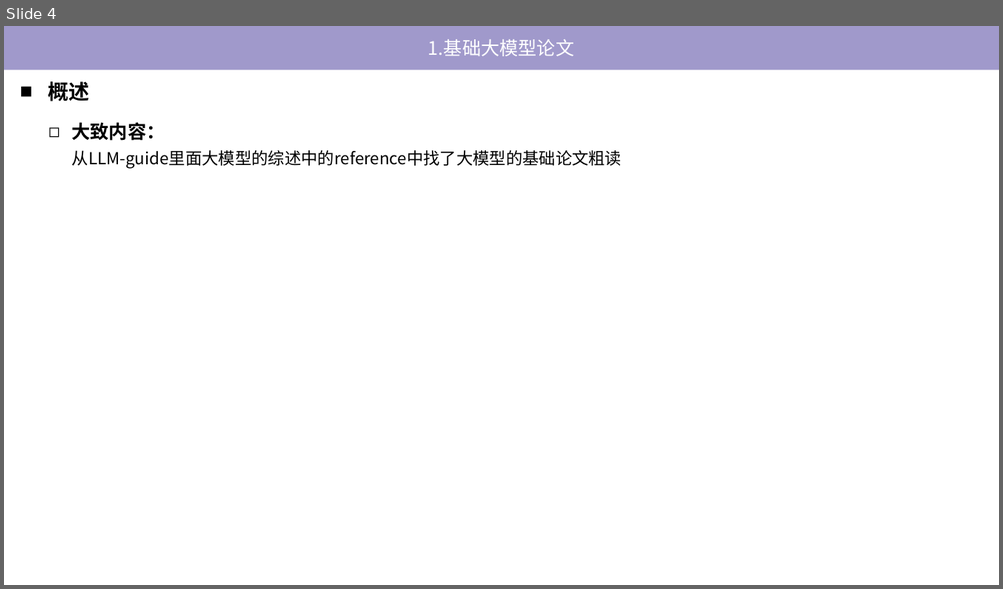
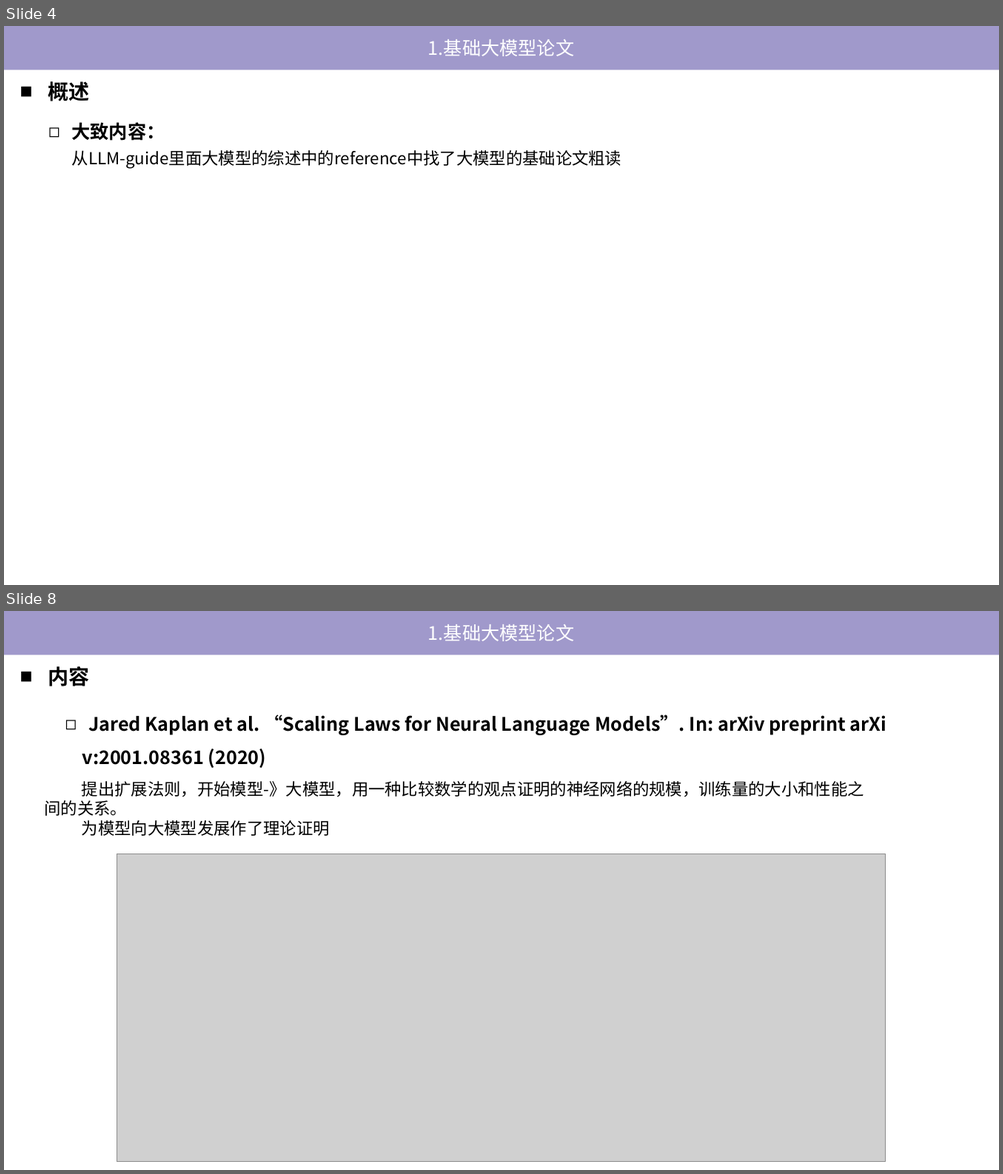
Before and after one commit to tj-messi/cv-computer-visual-tj, a slide deck: 0.组会记录/2024-10-31/report-2024-10-31.pptx. Shown one above the other, each under a label of ours: slide 4 before the commit, slides 4 and 8 after it; the slides between them are not shown. The pictures are 1003x589 and 1003x1174 pixels, drawn with LibreOffice and Linux fonts; fonts in the diff are those of the drawing; grey boxes stand for pictures. Boxes give left, top, right and bottom in pixels: in the first picture for what was removed or moved away, otherwise in the second. Text is boxed around its words. In the diff, an @@ line names an element or a change of style, - is before the commit and + after.

```diff
--- a/0.组会记录/2024-10-31/report-2024-10-31.pptx
+++ b/0.组会记录/2024-10-31/report-2024-10-31.pptx
@@ slide 8 added at (x1=4, y1=611, x2=999, y2=1170), background #FFFFFF @@
@@ rectangle added at (x1=4, y1=611, x2=999, y2=655), fill #A099CB, 18 pt, text #FFFFFF @@
+1.基础大模型论文
@@ text added at (x1=48, y1=667, x2=89, y2=686), 20 pt, text #000000, bold @@
+■ 内容
@@ text added at (x1=82, y1=715, x2=886, y2=768), 18 pt, text #000000, bold @@
+◻ Jared Kaplan et al. “Scaling Laws for Neural Language Models”. In: arXiv preprint arXi
+v:2001.08361 (2020)
@@ text added at (x1=45, y1=781, x2=864, y2=836), 16 pt, text #000000 @@
+提出扩展法则，开始模型-》大模型，用一种比较数学的观点证明的神经网络的规模，训练量的大小和性能之间的关系。
+为模型向大模型发展作了理论证明
@@ picture added at (x1=116, y1=854, x2=885, y2=1162) @@
```
Also in this commit, not shown: 2 slides changed, 11 other slides added, 3 other files.
